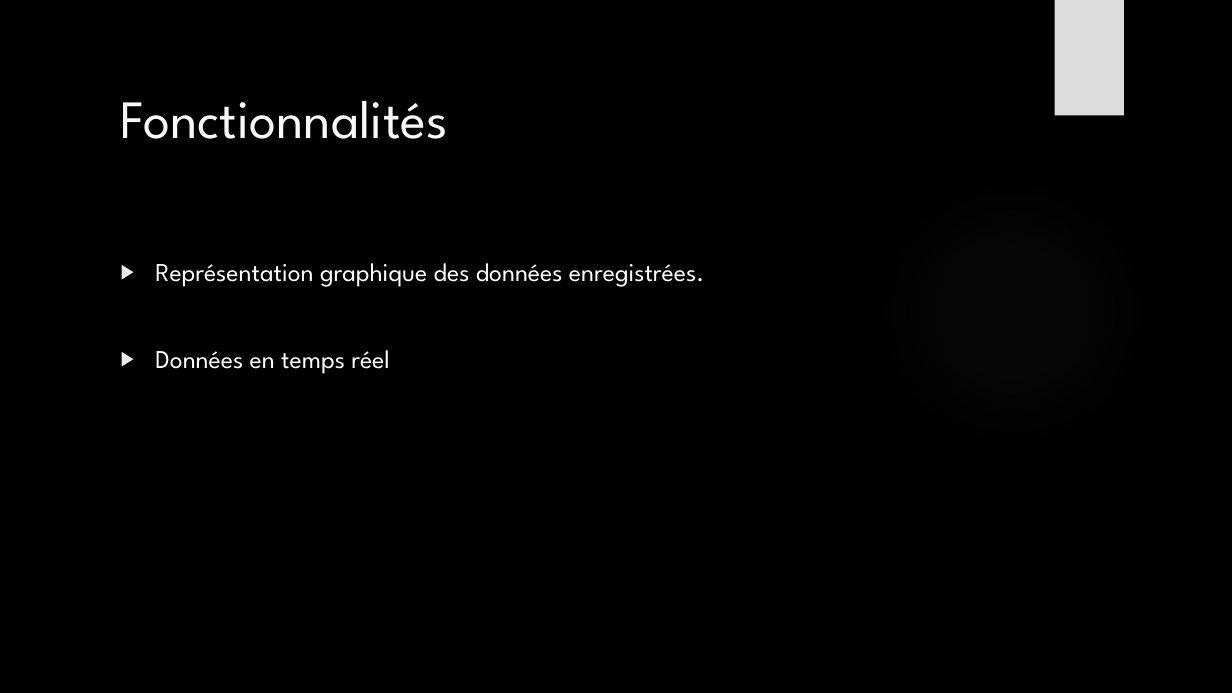
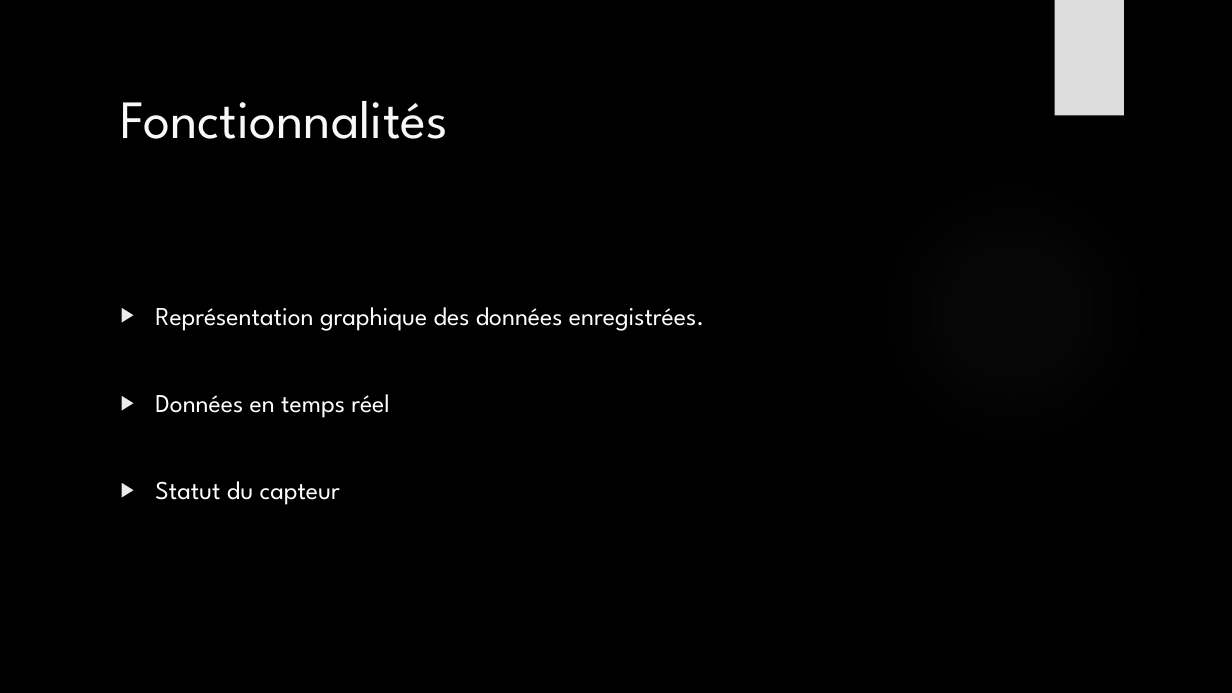
Before and after one commit to julesstahli/Yoctopuce, a slide deck: slide 8 of documentation/Yoctopuce.pptx (slide 7 before the commit). Drawn at 1232x693 pixels with LibreOffice and Linux fonts; fonts in the diff are those of the drawing; background and template pictures are left out. Boxes give left, top, right and bottom in pixels: in the first picture for what was removed or moved away, otherwise in the second. Text is boxed around its words. In the diff, an @@ line names an element or a change of style, - is before the commit and + after.

```diff
--- a/documentation/Yoctopuce.pptx
+++ b/documentation/Yoctopuce.pptx
@@ text at (155,481,340,505): paragraph added @@
+▶ Statut du capteur
```
Also in this commit, not shown: 2 other slides changed, 1 slide added.
